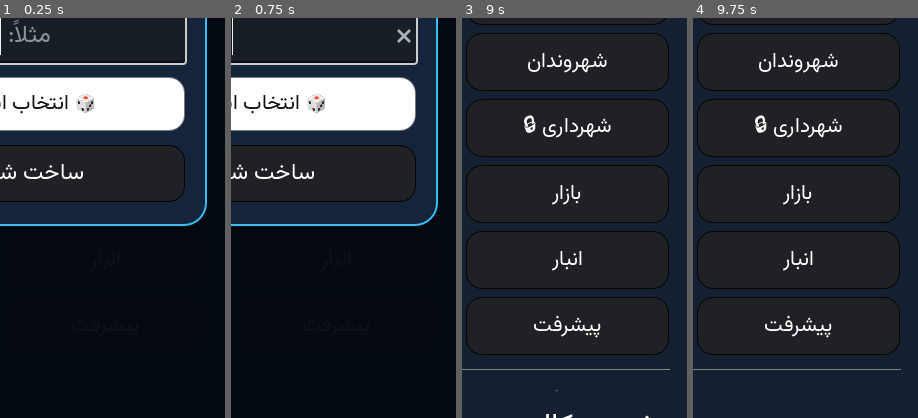
Above: before the commit, frames 1-4 (left to right).
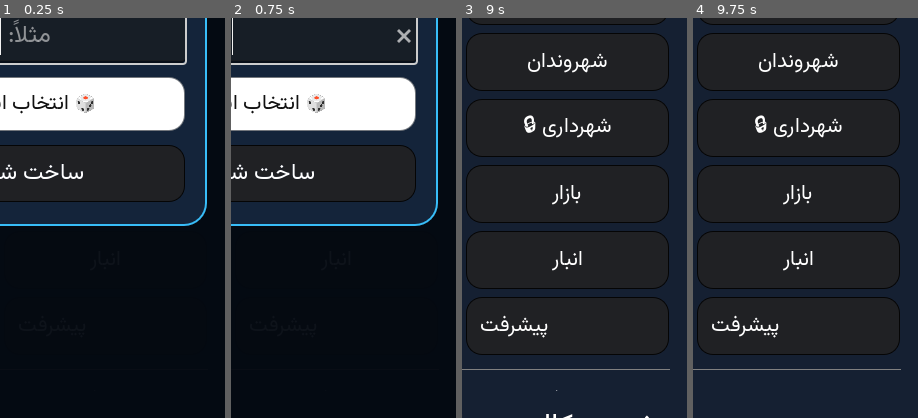
Above: after the commit, the same moments.

Repository: zekainstabot/mini-zeka-city
Game: Godot game, scene res://Main.tscn
Two runs of this game, one before a commit and one after it. Both use one fixed random seed, a clock stepped at 60 frames per second and the inputs below.
Inputs (mouse positions are % of the whole screen's width and height, from its top left):
- Up to frame 1 (0.25 s): no input
- Up to frame 2 (0.75 s): click (50, 52) at 0.52 s; type "12" at 0.6 s
- Up to frame 3 (9 s): click "شهر من" at 1.25 s; click "شهروندان" at 2 s; click "انبار" at 2.75 s; click "گزارش" at 3.5 s; click "☰" at 4.25 s; click "؟" at 5 s; click "ساختمان" at 5.75 s; click "بانک" at 6.5 s; click "شهرداری 🔒" at 7.25 s; click "اقتصاد 🔒" at 8 s; click "بازار" at 8.75 s
- Up to frame 4 (9.75 s): click "زیرساخت" at 9.5 s
The pictures show only the part of the screen within x 50-100%, y 50-100%; the shares and areas given below are measured in that part.

The runs differ from the first frame. In frame 3, 0.8% of the frame differs, in the area x 8-62%, y 74-80%; in frame 4, 0.8%.

Commit message:
Right align missions navigation button text

Diff:
--- a/scripts/Main.gd
+++ b/scripts/Main.gd
@@ -821,6 +821,9 @@
 		_apply_font(b, 17 if compact_layout else 18)
 		b.size_flags_horizontal = Control.SIZE_EXPAND_FILL
 		_style_button(b, true)
+		if str(item.p) == "missions":
+			b.alignment = HORIZONTAL_ALIGNMENT_RIGHT
+			b.text_direction = Control.TEXT_DIRECTION_RTL
 		navigation_buttons.append(b)
 		b.connect("pressed", Callable(self, "_on_navigation_pressed").bind(item.p, b, nav_title))
 		nav_item.add_child(b)
